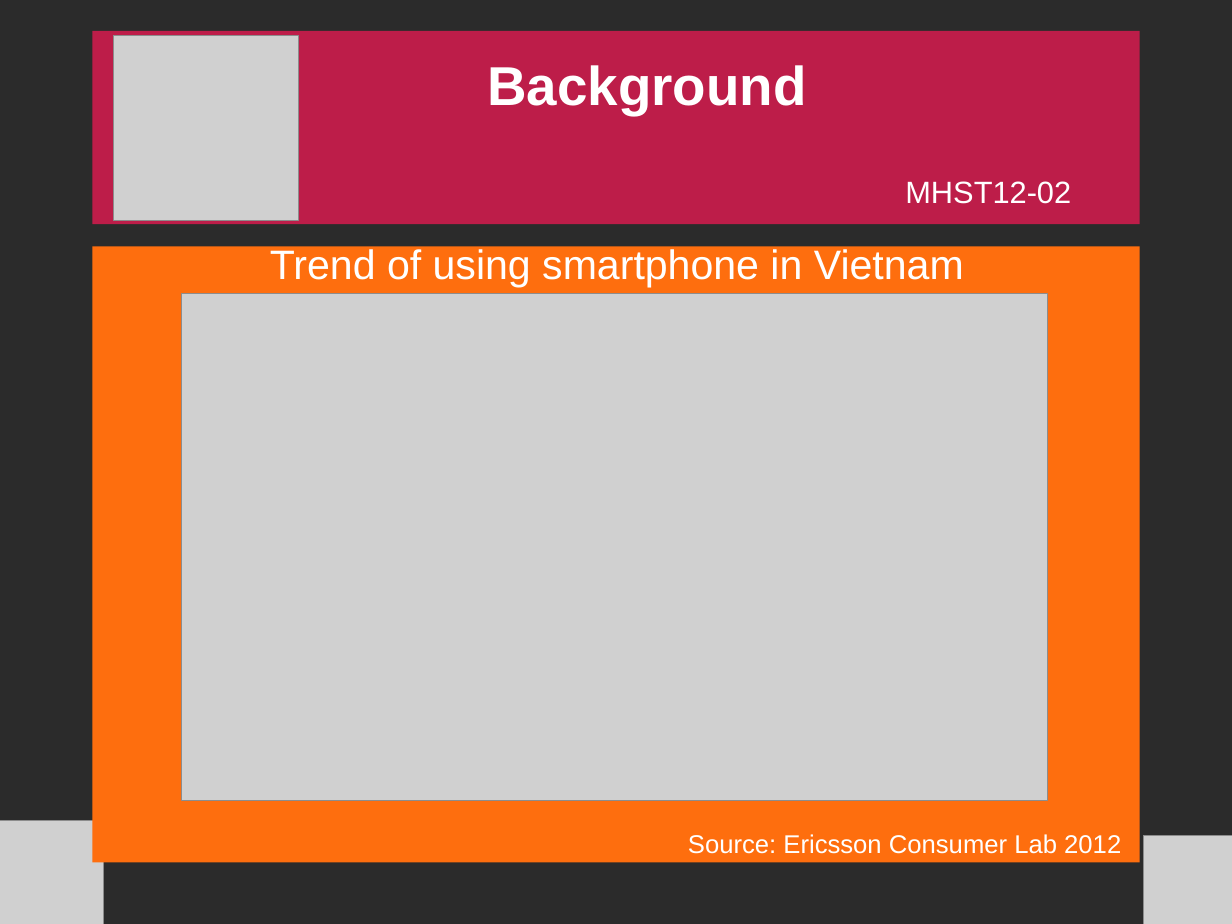
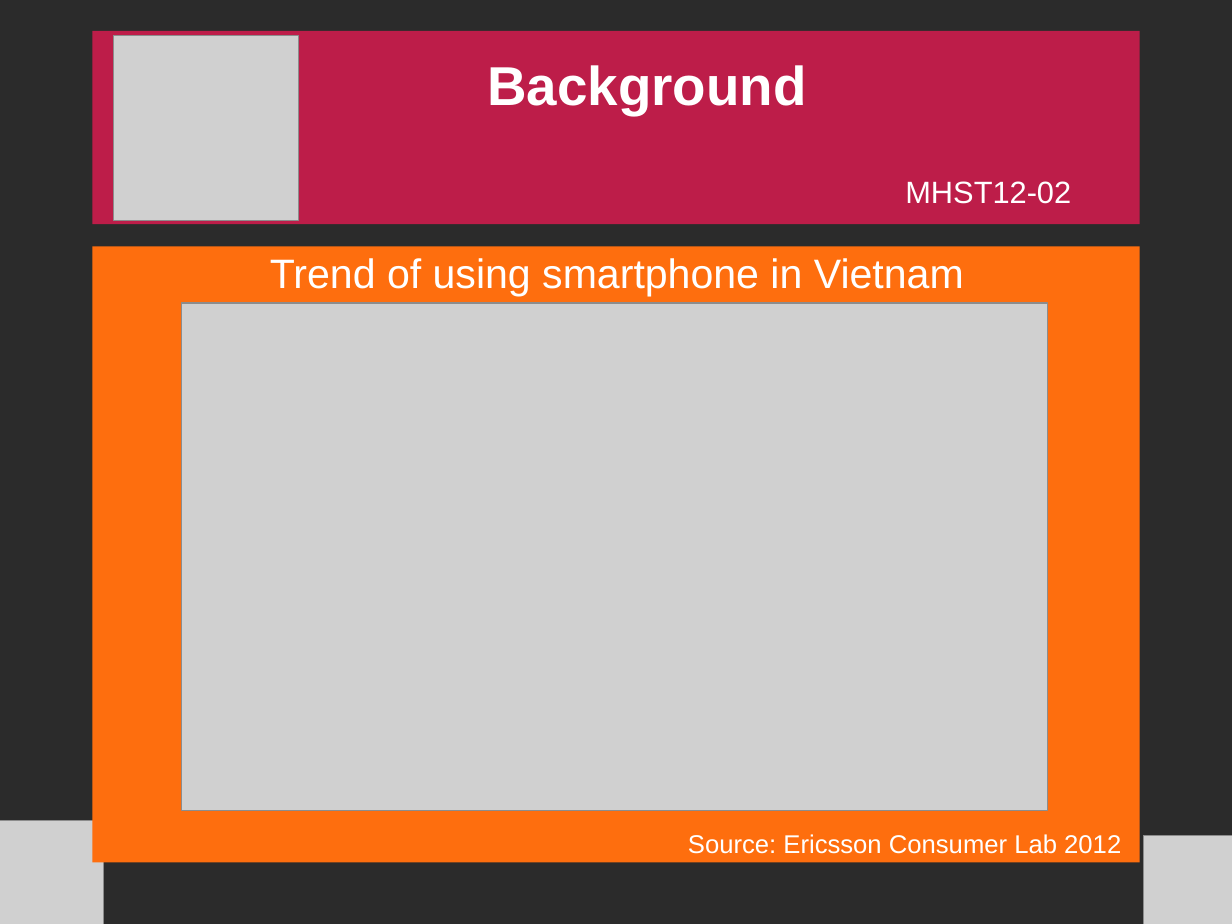
Before and after one commit to freshdocs/cmsandroid, a slide deck: slide 8 of Documents/docs/[MHST12-02] 9. Slide.odp (slide 7 before the commit). Drawn at 1232x924 pixels with LibreOffice and Linux fonts; fonts in the diff are those of the drawing; grey boxes stand for pictures; background and template pictures are left out; a plain dark background stands for a picture behind light text. Boxes give left, top, right and bottom in pixels: in the first picture for what was removed or moved away, otherwise in the second. Text is boxed around its words. In the diff, an @@ line names an element or a change of style, - is before the commit and + after.

Commit message:
Update "Open Source Trends"

```diff
--- a/Documents/docs/[MHST12-02] 9. Slide.odp
+++ b/Documents/docs/[MHST12-02] 9. Slide.odp
@@ text "Trend of using smartphone in ...": place and size @@
-text "Trend of using smartphone in ..." at (270,246,964,287)
+text "Trend of using smartphone in ..." at (270,258,964,297)
@@ picture: place and size @@
-picture at (181,293,1047,801)
+picture at (181,303,1047,811)
```
Also in this commit, not shown: 11 other slides changed, 5 slides added, 1 slide removed.
